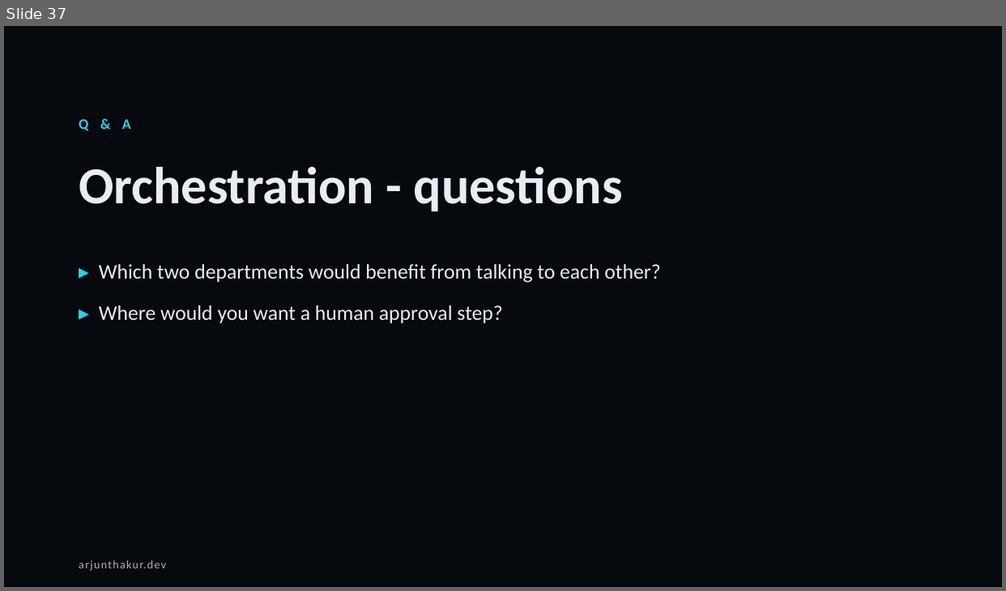
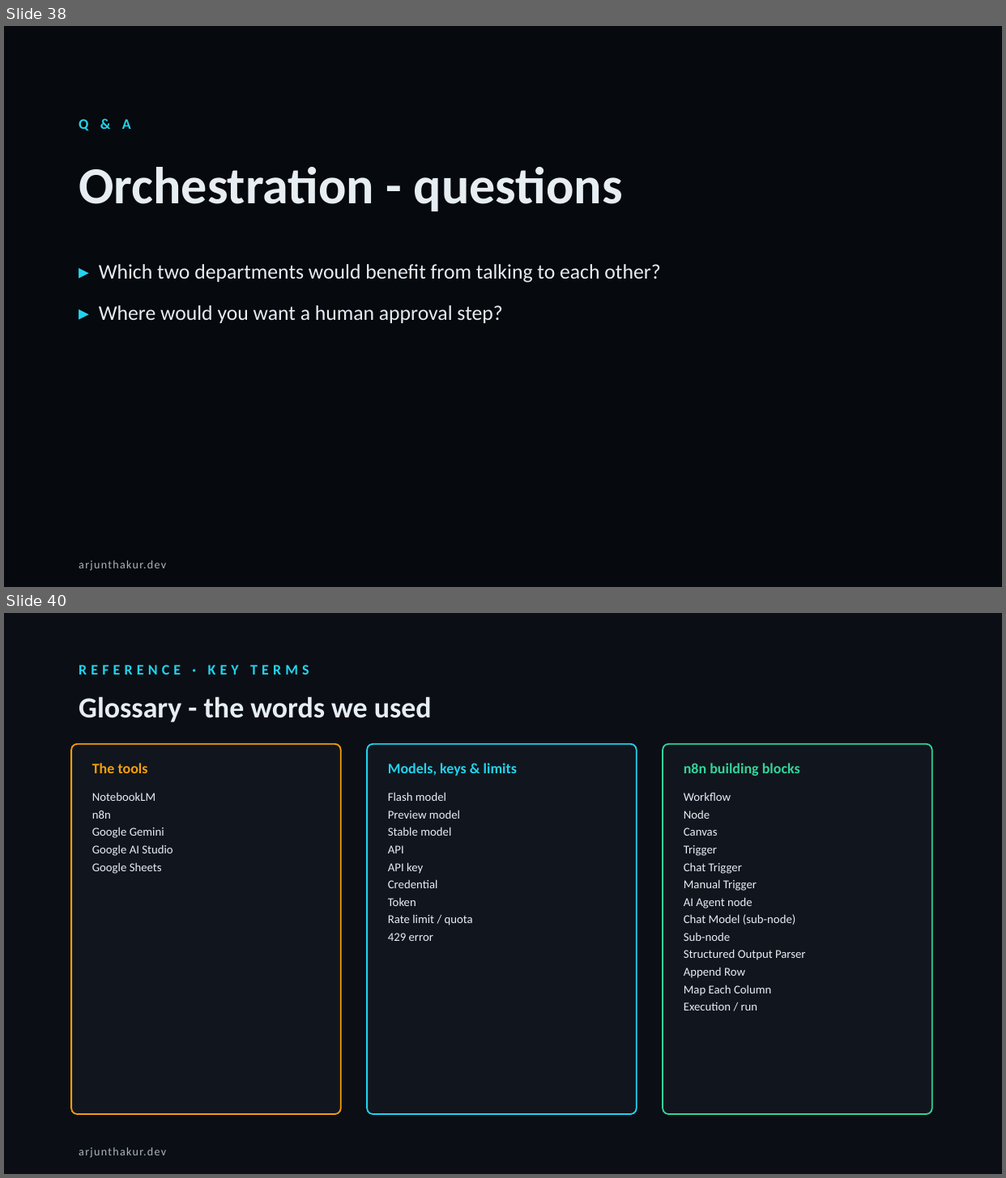
Before and after one commit to thakurarjun247/lgelectronics, a slide deck: LG-AI-Training-4hr.pptx. Shown one above the other, each under a label of ours: slide 37 before the commit, slides 38 and 40 after it; the slides between them are not shown. The pictures are 1006x591 and 1006x1178 pixels, drawn with LibreOffice and Linux fonts; fonts in the diff are those of the drawing. Boxes give left, top, right and bottom in pixels: in the first picture for what was removed or moved away, otherwise in the second. Text is boxed around its words. In the diff, an @@ line names an element or a change of style, - is before the commit and + after.

```diff
--- a/LG-AI-Training-4hr.pptx
+++ b/LG-AI-Training-4hr.pptx
@@ slide 40 added at <box>4,613,1002,1174</box>, background #0B0F15 @@
@@ text added at <box>79,665,309,675</box>, 14 pt, text #22D3EE, bold @@
+REFERENCE · KEY TERMS
@@ text added at <box>79,696,432,722</box>, 28 pt, text #E6EDF3, bold @@
+Glossary - the words we used
@@ rounded rectangle added at <box>71,744,341,1114</box>, fill #11161E, outline #F59E0B 1.4 pt @@
@@ rounded rectangle added at <box>367,744,637,1114</box>, fill #11161E, outline #22D3EE 1.4 pt @@
@@ rounded rectangle added at <box>663,744,932,1114</box>, fill #11161E, outline #34D399 1.4 pt @@
@@ text added at <box>92,763,148,773</box>, 14 pt, text #F59E0B, bold @@
+The tools
@@ text added at <box>388,763,517,776</box>, 14 pt, text #22D3EE, bold @@
+Models, keys & limits
@@ text added at <box>684,763,800,776</box>, 14 pt, text #34D399, bold @@
+n8n building blocks
@@ text added at <box>92,793,172,874</box>, 11.5 pt, text #E6EDF3 @@
+NotebookLM
+n8n
+Google Gemini
+Google AI Studio
+Google Sheets
@@ text added at <box>388,792,473,941</box>, 11.5 pt, text #E6EDF3 @@
+Flash model
+Preview model
+Stable model
+API
+API key
+Credential
+Token
+Rate limit / quota
+429 error
@@ text added at <box>684,792,806,1011</box>, 11.5 pt, text #E6EDF3 @@
+Workflow
+Node
+Canvas
+Trigger
+Chat Trigger
+Manual Trigger
+AI Agent node
+Chat Model (sub-node)
+Sub-node
+Structured Output Parser
+Append Row
+Map Each Column
+Execution / run
@@ text added at <box>79,1148,166,1158</box>, 11 pt, text #AAB4C0 @@
+arjunthakur.dev
@@ what was slide 37 is now slide 38 @@
```
Also in this commit, not shown: 3 other slides added, 5 other files.
